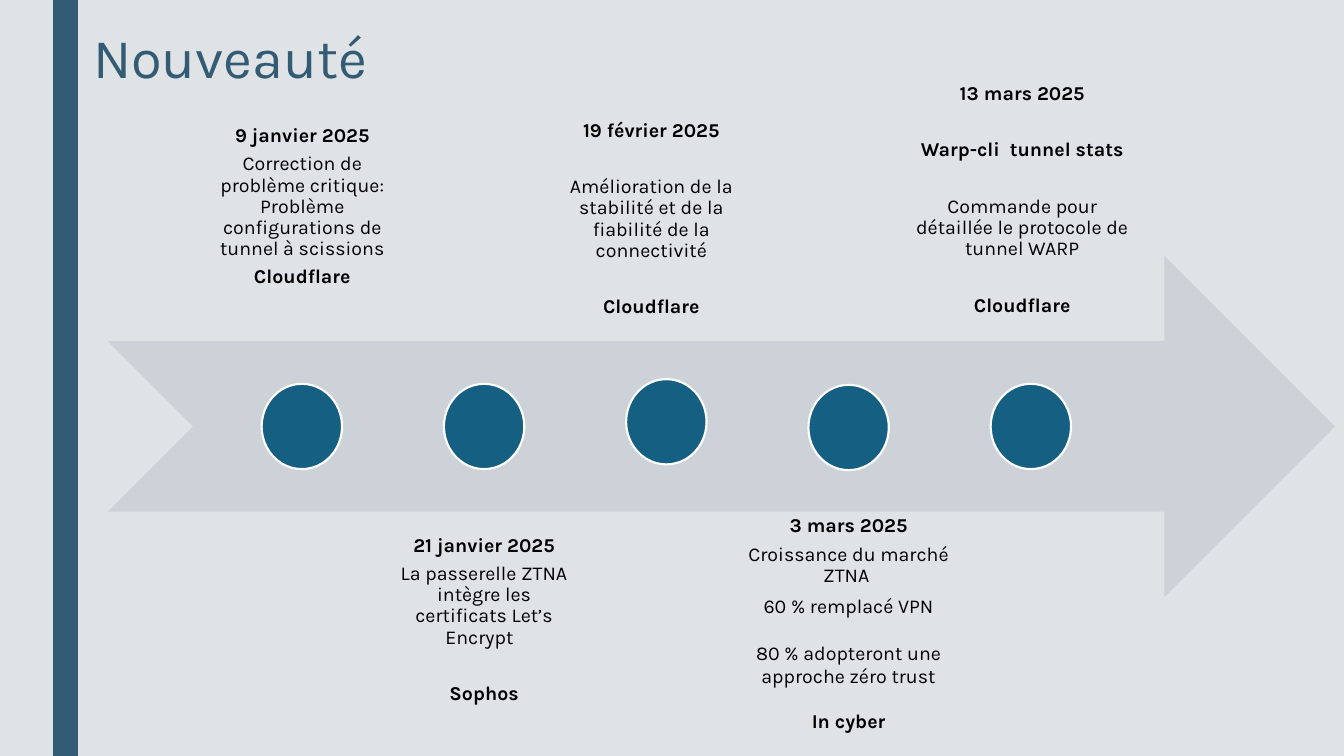
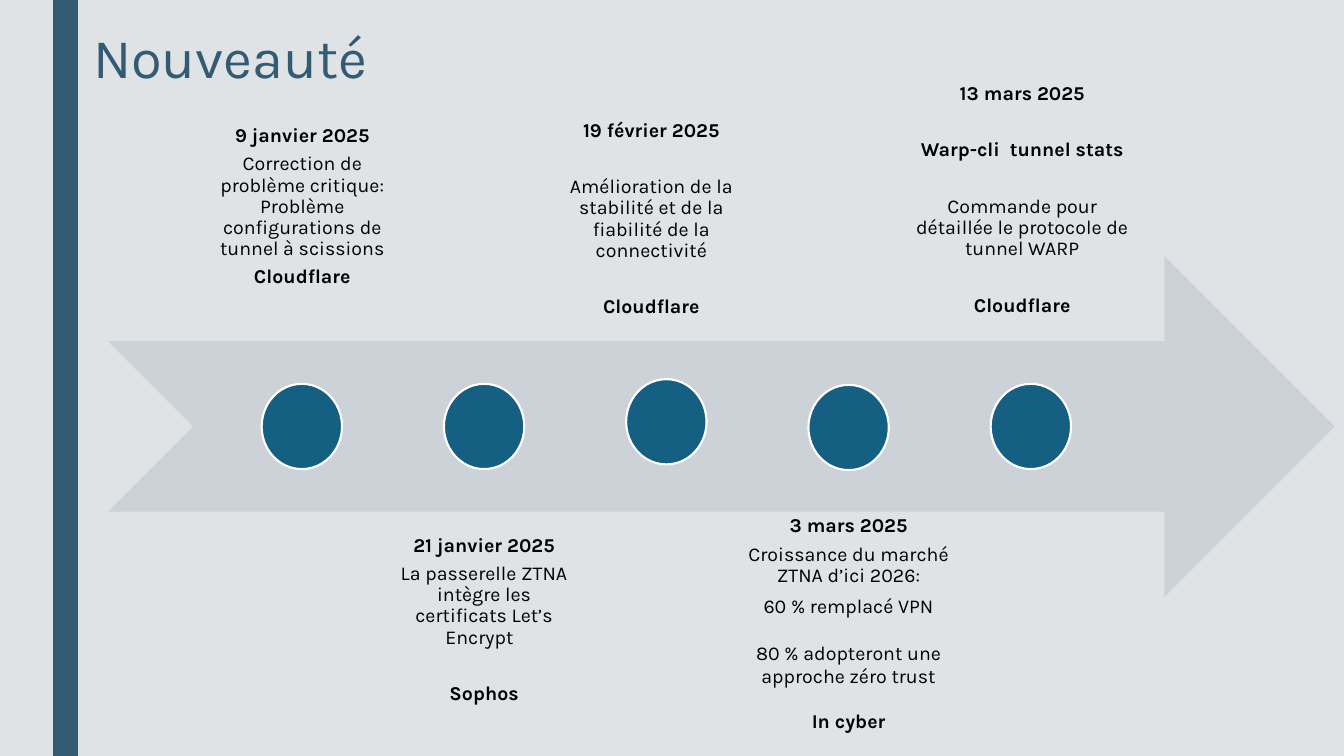
Before and after one commit to MorgianeDUVERNAY/Morgiane-DUVERNAY, a slide deck: slide 3 of Portfolio/Veille technologique DUVERNAY Morgiane.odp. Drawn at 1344x756 pixels with LibreOffice and Linux fonts; fonts in the diff are those of the drawing. Boxes give left, top, right and bottom in pixels: in the first picture for what was removed or moved away, otherwise in the second. Text is boxed around its words. In the diff, an @@ line names an element or a change of style, - is before the commit and + after.

```diff
--- a/Portfolio/Veille technologique DUVERNAY Morgiane.odp
+++ b/Portfolio/Veille technologique DUVERNAY Morgiane.odp
@@ text in free at <box>748,546,948,583</box>: text changed @@
-Croissance du marché ZTNA
+Croissance du marché ZTNA d’ici 2026:
```
Also in this commit, not shown: 1 other slide changed.
